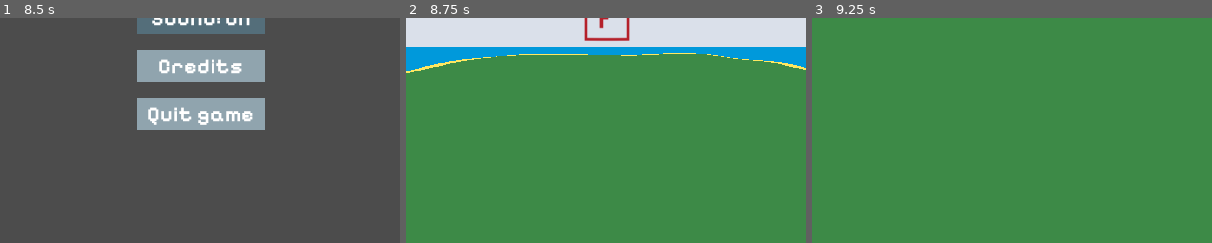
Above: before the commit, frames 1-3 (left to right).
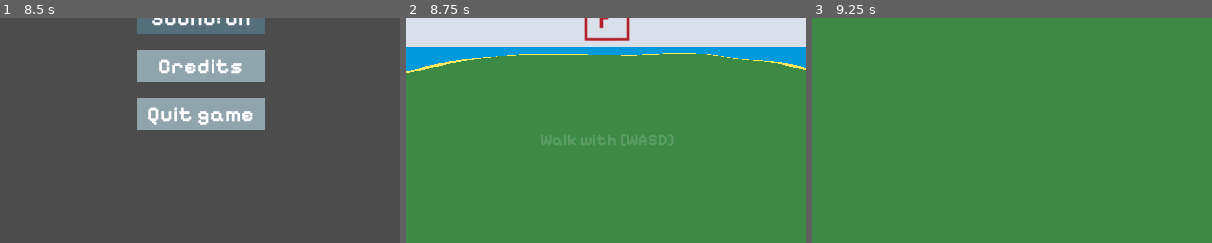
Above: after the commit, the same moments.

Repository: dzejpi/natura
Game: Godot game, scene res://scenes/game_scenes/SplashScene.tscn
Same seed, same stepped clock (60 frames per second), same inputs: the game is played once before the commit and once after it.
Inputs (mouse positions are % of the whole screen's width and height, from its top left):
- Up to frame 1 (8.5 s): move the mouse to (72, 45) at 0.52 s; hold D (move_right) 0.53-1.28 s; tap E (dialog_end) every 2.25 s from 0.6 to 7.35 s; tap Space (move_jump) at 0.77, 1.52, 3.02, 3.77, 4.52, 5, 6.02, 6.77, 7.52 s; move the mouse to (30, 55) at 1.27 s; hold S (move_down) 1.28-2.03 s; tap Ctrl (move_crouch) at 1.35, 5.85 s; tap Enter at 2, 5.75 s; move the mouse to (60, 28) at 2.02 s; hold D (move_right) 2.03-2.78 s; hold Shift (move_sprint) 2.03-2.78 s; move the mouse to (45, 70) at 2.77 s; hold W (move_up) 2.78-3.53 s; move the mouse to (80, 65) at 3.52 s; hold Ctrl (move_crouch) 3.53-4.28 s; hold A (move_left) 3.53-5.03 s; move the mouse to (20, 35) at 4.27 s; tap Shift (move_sprint) at 4.35 s; move the mouse to (55, 50) at 5.02 s; hold S (move_down) 5.03-5.78 s; move the mouse to (35, 25) at 5.77 s; hold D (move_right) 5.78-6.53 s; move the mouse to (72, 45) at 6.52 s; hold W (move_up) 6.53-7.28 s; hold Shift (move_sprint) 6.53-7.28 s; move the mouse to (30, 55) at 7.27 s; hold D (move_right) 7.28-8 s; click "New Game" at 8 s
- Up to frame 2 (8.75 s): no input
- Up to frame 3 (9.25 s): move the mouse to (52, 48) at 8.77 s; hold W (move_up) from 8.78 s (still down); hold Ctrl (move_crouch) from 8.78 s (still down)
The pictures show only the part of the screen within x 25-75%, y 50-100%; the shares and areas given below are measured in that part.

Frame 1 is identical in both runs. In frame 2, 0.5% of the frame differs, in the area x 33-67%, y 51-57%; in frame 3, nothing differs.

Commit message:
Added extra key inputs and added a default tooltip that shows the player how to walk.

Diff:
--- a/project.godot
+++ b/project.godot
@@ -109,6 +109,21 @@
 "events": [ Object(InputEventKey,"resource_local_to_scene":false,"resource_name":"","device":0,"alt":false,"shift":false,"control":false,"meta":false,"command":false,"pressed":false,"scancode":0,"physical_scancode":16777238,"unicode":0,"echo":false,"script":null)
  ]
 }
+inventory_display={
+"deadzone": 0.5,
+"events": [ Object(InputEventMouseButton,"resource_local_to_scene":false,"resource_name":"","device":0,"alt":false,"shift":false,"control":false,"meta":false,"command":false,"button_mask":0,"position":Vector2( 0, 0 ),"global_position":Vector2( 0, 0 ),"factor":1.0,"button_index":2,"pressed":false,"doubleclick":false,"script":null)
+ ]
+}
+inventory_scroll_up={
+"deadzone": 0.5,
+"events": [ Object(InputEventMouseButton,"resource_local_to_scene":false,"resource_name":"","device":0,"alt":false,"shift":false,"control":false,"meta":false,"command":false,"button_mask":0,"position":Vector2( 0, 0 ),"global_position":Vector2( 0, 0 ),"factor":1.0,"button_index":4,"pressed":false,"doubleclick":false,"script":null)
+ ]
+}
+inventory_scroll_down={
+"deadzone": 0.5,
+"events": [ Object(InputEventMouseButton,"resource_local_to_scene":false,"resource_name":"","device":0,"alt":false,"shift":false,"control":false,"meta":false,"command":false,"button_mask":0,"position":Vector2( 0, 0 ),"global_position":Vector2( 0, 0 ),"factor":1.0,"button_index":5,"pressed":false,"doubleclick":false,"script":null)
+ ]
+}
 
 [physics]
 
--- a/scripts/player/PlayerScript.gd
+++ b/scripts/player/PlayerScript.gd
@@ -55,6 +55,7 @@
 	Input.set_mouse_mode(Input.MOUSE_MODE_CAPTURED)
 	transition_overlay.fade_out()
 	check_game_end()
+	tooltip.set_tooltip("Walk with [WASD]", "move_up")
 
 
 func _input(event):
